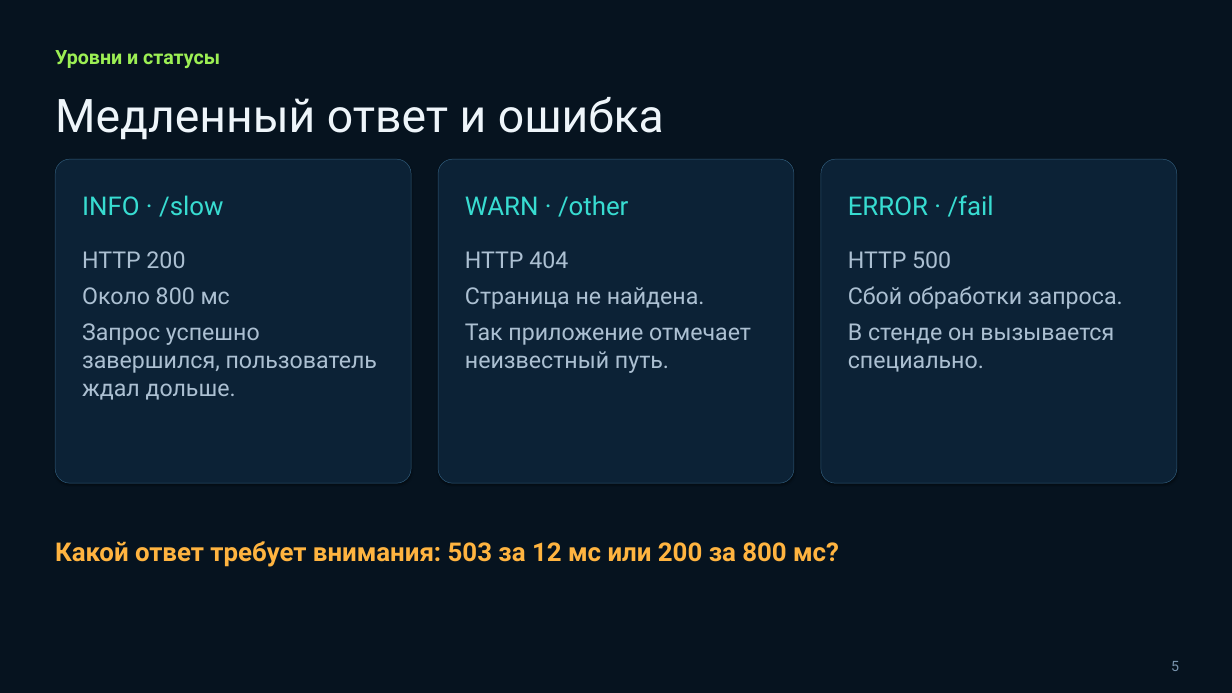
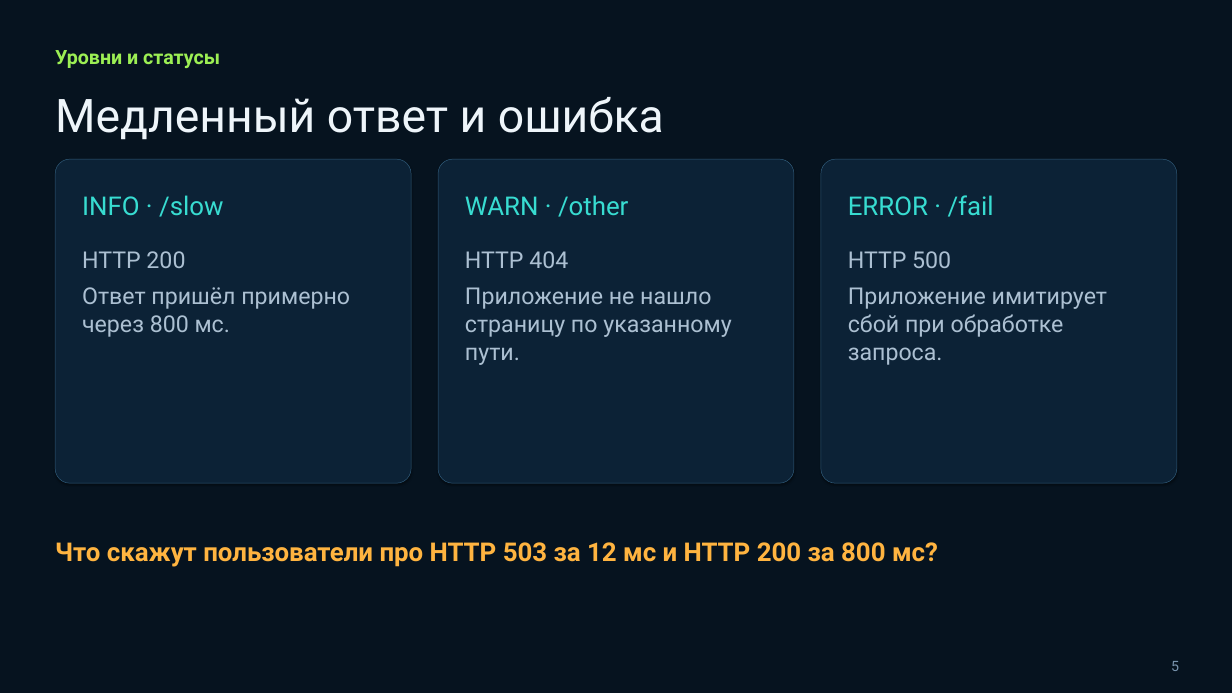
Before and after one commit to tenroman1-design/devops-lab, a slide deck: slide 5 of lesson16/Занятие 16 — Централизованное логирование.pptx. Drawn at 1232x693 pixels with LibreOffice and Linux fonts; fonts in the diff are those of the drawing. Boxes give left, top, right and bottom in pixels: in the first picture for what was removed or moved away, otherwise in the second. Text is boxed around its words. In the diff, an @@ line names an element or a change of style, - is before the commit and + after.

```diff
--- a/lesson16/Занятие 16 — Централизованное логирование.pptx
+++ b/lesson16/Занятие 16 — Централизованное логирование.pptx
@@ text at (82, 287, 350, 337): text changed @@
-Около 800 мс
-Запрос успешно завершился, пользователь ждал дольше.
+Ответ пришёл примерно через 800 мс.
@@ text at (465, 287, 731, 365): text changed @@
-Страница не найдена.
-Так приложение отмечает неизвестный путь.
+Приложение не нашло страницу по указанному пути.
@@ text at (848, 287, 1107, 365): text changed @@
-Сбой обработки запроса.
-В стенде он вызывается специально.
+Приложение имитирует сбой при обработке запроса.
@@ text at (55, 542, 938, 567): text changed @@
-Какой ответ требует внимания: 503 за 12 мс или 200 за 800 мс?
+Что скажут пользователи про HTTP 503 за 12 мс и HTTP 200 за 800 мс?
```
Also in this commit, not shown: 12 other slides changed, 2 other files.
